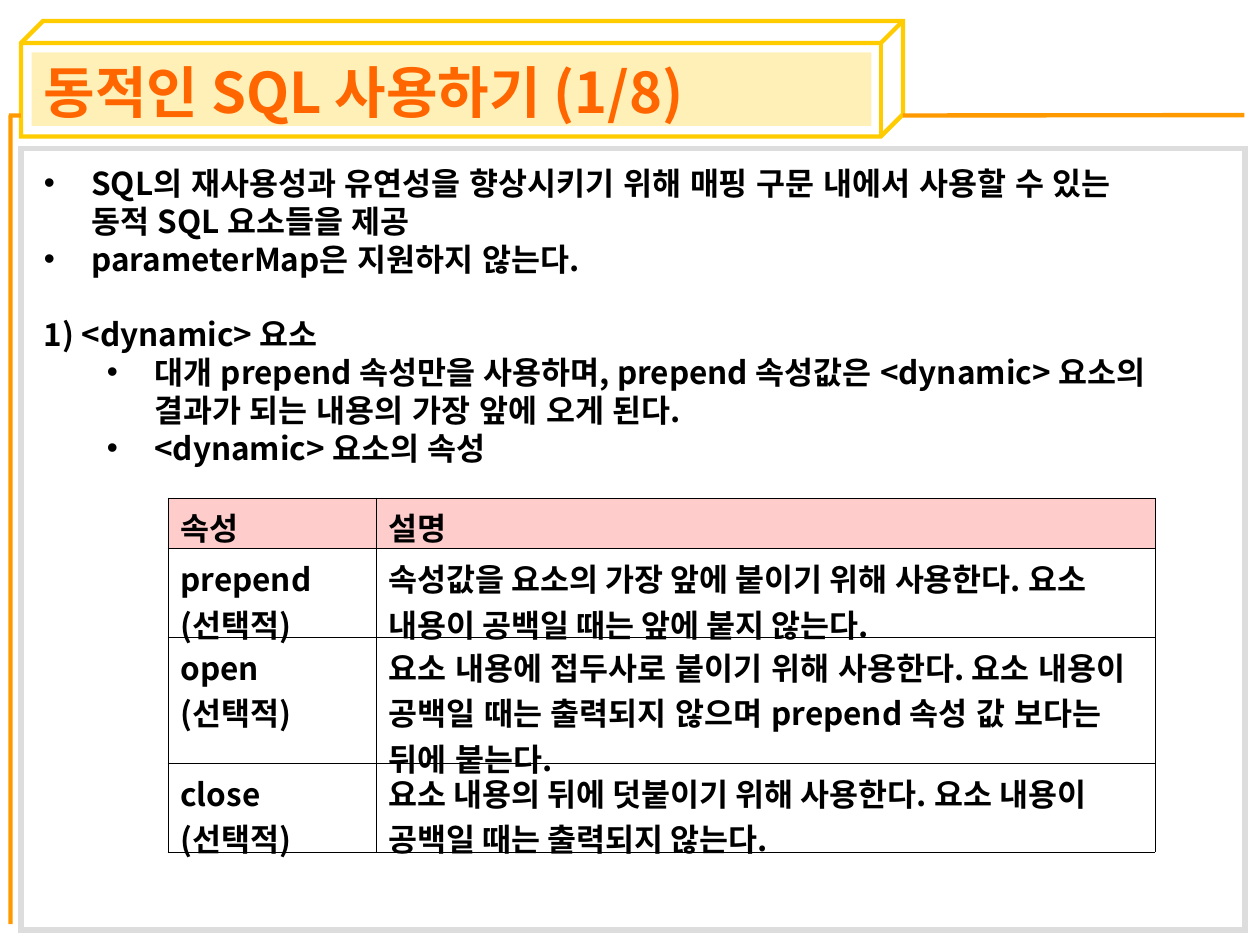
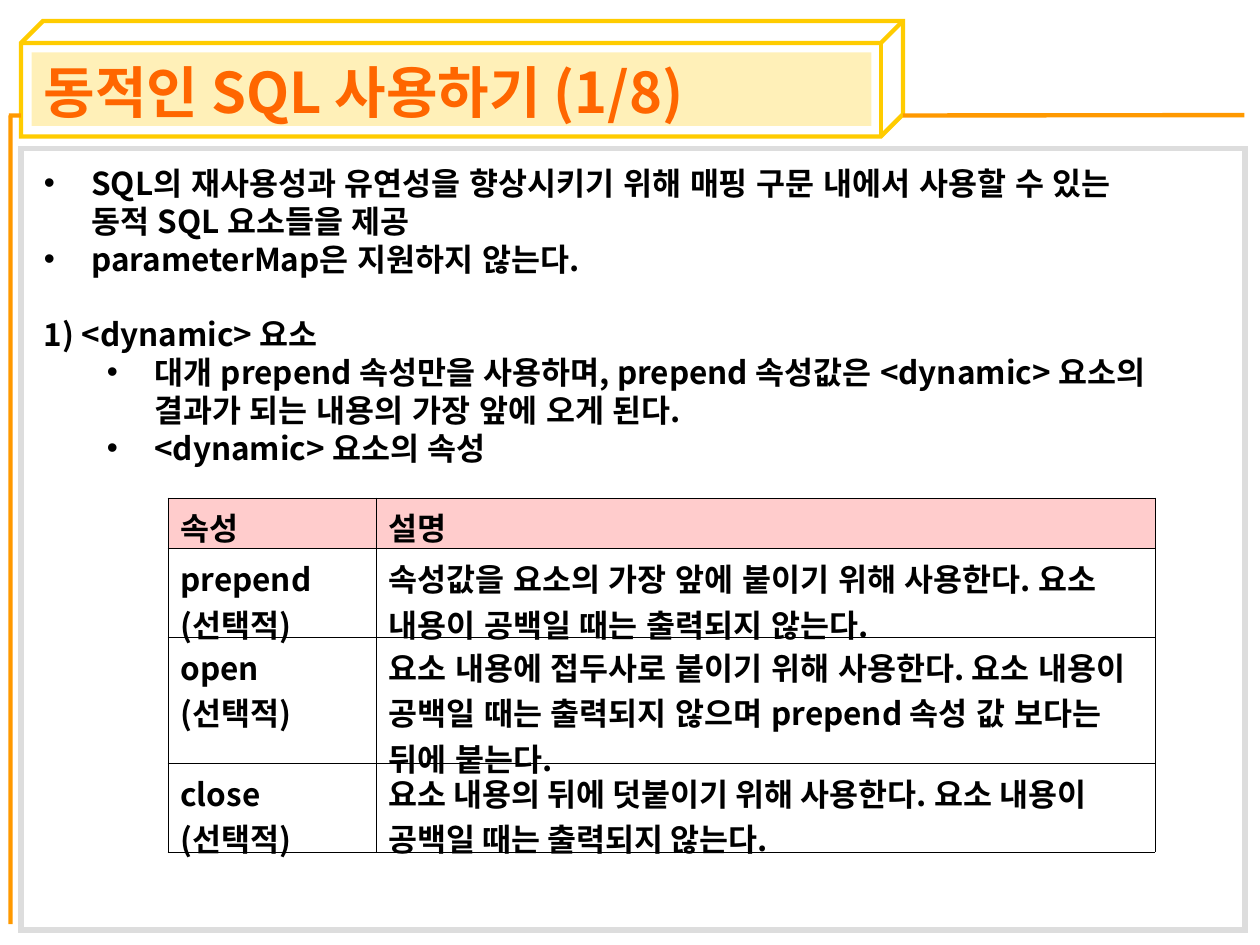
Before and after one commit to crazyjin7/sds-java-framework, a slide deck: slide 38 of FrameworkWeb/doc/PPT/10장_AboutiBATIS.ppt. Drawn at 1260x945 pixels with LibreOffice and Linux fonts; fonts in the diff are those of the drawing. Boxes give left, top, right and bottom in pixels: in the first picture for what was removed or moved away, otherwise in the second. Text is boxed around its words. In the diff, an @@ line names an element or a change of style, - is before the commit and + after.

Commit message:
PPT 수정

```diff
--- a/FrameworkWeb/doc/PPT/10장_AboutiBATIS.ppt
+++ b/FrameworkWeb/doc/PPT/10장_AboutiBATIS.ppt
@@ table at [168, 498, 1154, 862] @@
-row 2, column 2: 속성값을 요소의 가장 앞에 붙이기 위해 사용한다. 요소 내용이 공백일 때는 앞에 붙지 않는다.
+row 2, column 2: 속성값을 요소의 가장 앞에 붙이기 위해 사용한다. 요소 내용이 공백일 때는 출력되지 않는다.
```
